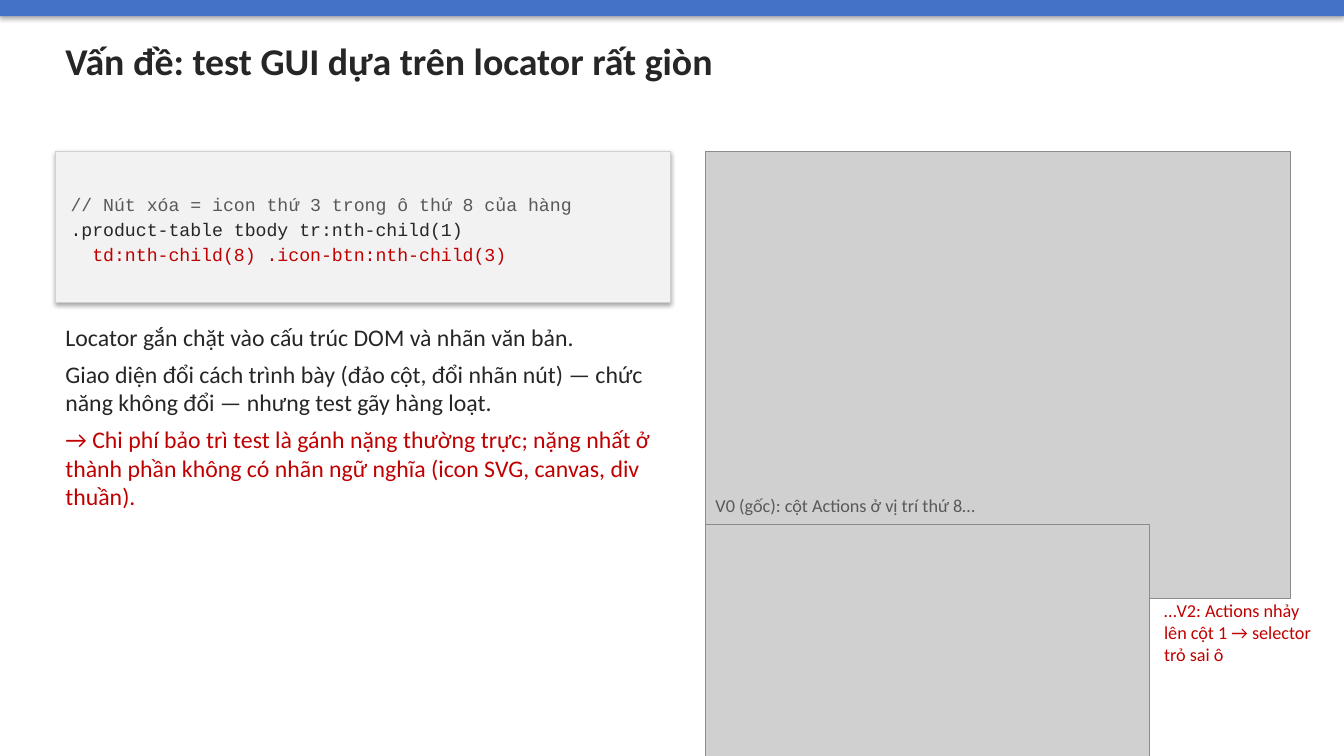
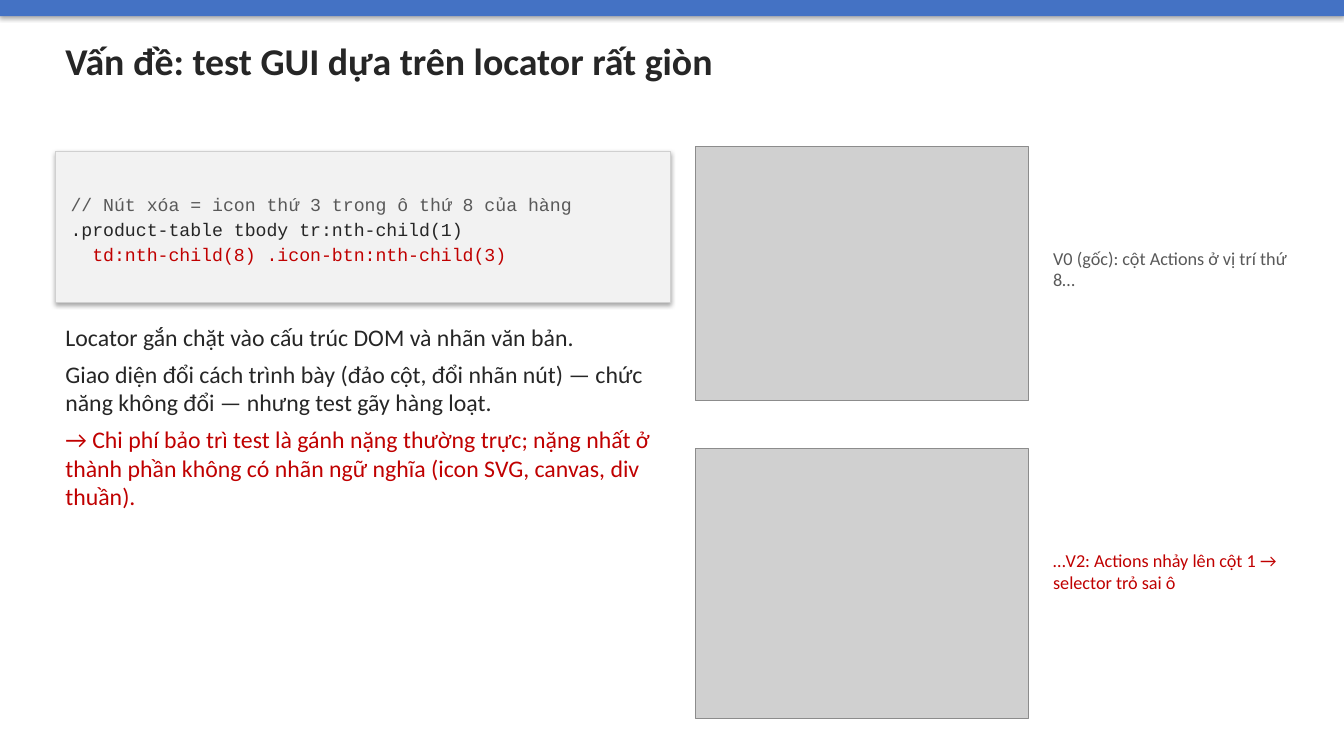
Before and after one commit to cpk/doanai, a slide deck: slide 2 of docs/bao-cao/slide-bao-ve.pptx. Drawn at 1344x756 pixels with LibreOffice and Linux fonts; fonts in the diff are those of the drawing; grey boxes stand for pictures. Boxes give left, top, right and bottom in pixels: in the first picture for what was removed or moved away, otherwise in the second. Text is boxed around its words. In the diff, an @@ line names an element or a change of style, - is before the commit and + after.

```diff
--- a/docs/bao-cao/slide-bao-ve.pptx
+++ b/docs/bao-cao/slide-bao-ve.pptx
@@ picture: place and size @@
-picture at <box>706,151,1291,599</box>
+picture at <box>696,146,1028,400</box>
@@ text "V0 (gốc): cột Actions ở ..." rewrapped from <box>715,498,975,515</box> to <box>1053,251,1287,286</box> @@
@@ picture: place and size @@
-picture at <box>706,524,1149,756</box>
+picture at <box>696,449,1028,719</box>
@@ text "…V2: Actions nhảy lên cột ..." rewrapped from <box>1164,604,1311,661</box> to <box>1053,554,1256,589</box> @@
```
Also in this commit, not shown: 6 other slides changed, 3 other files.
